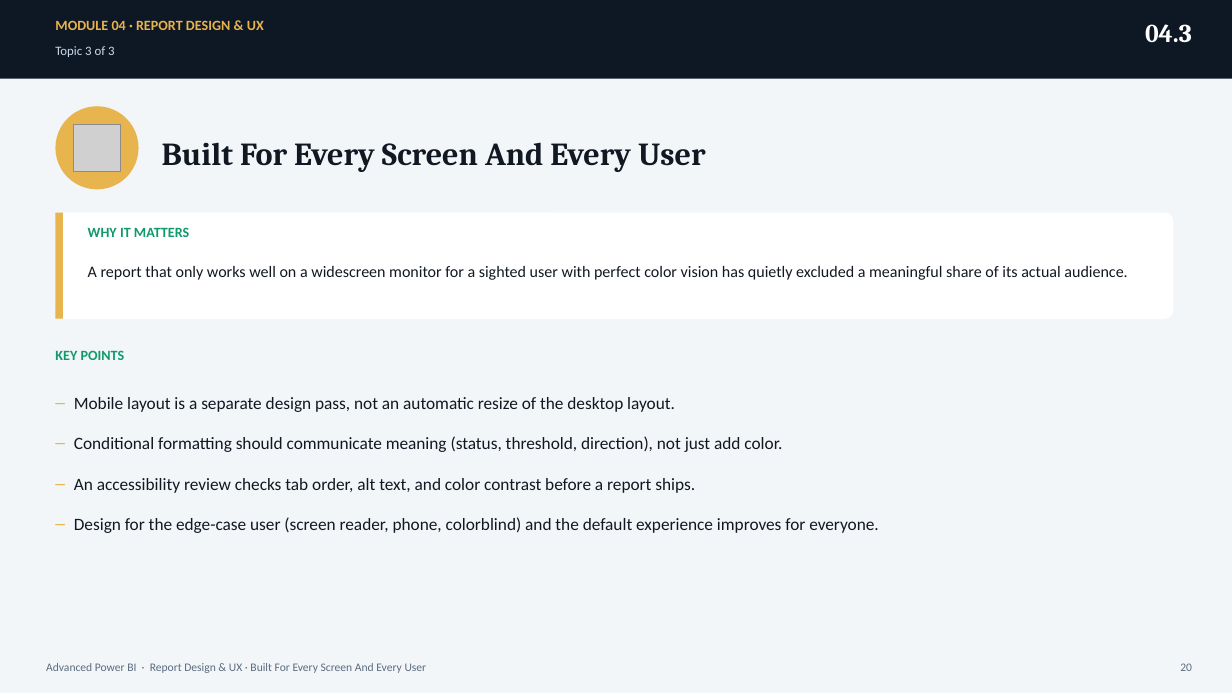
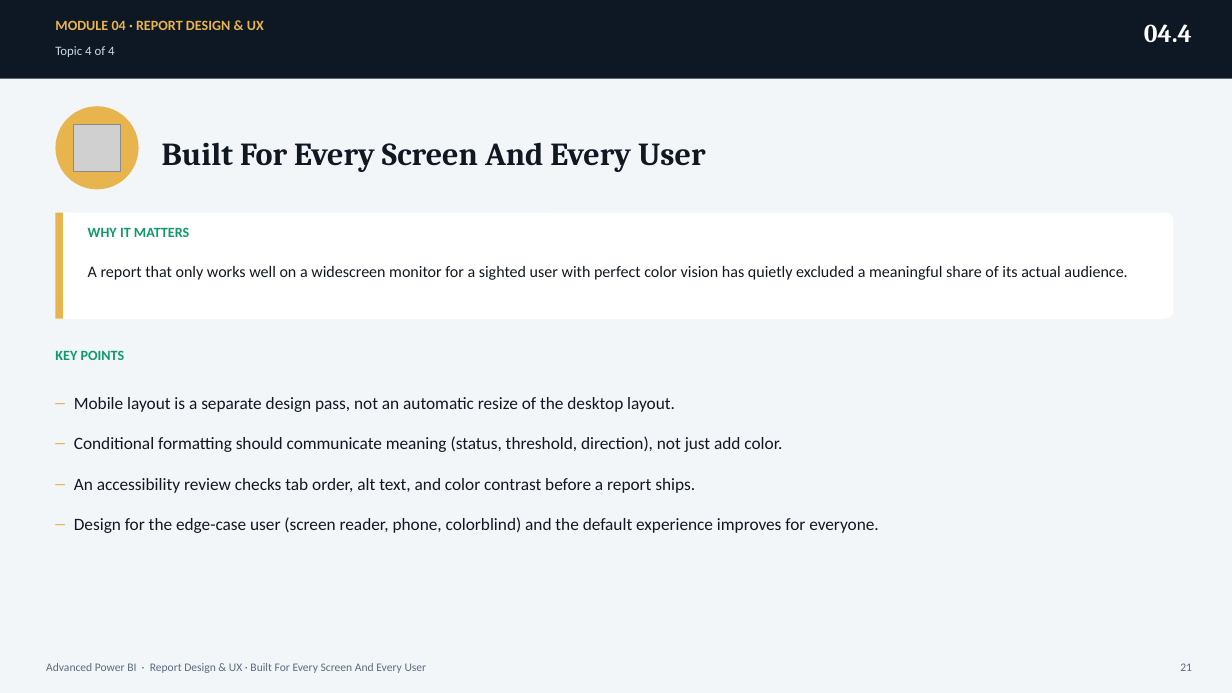
Before and after one commit to Coding-Forge/PBI-Advanced-Factory, a slide deck: slide 22 of docs/presentations/Advanced-PowerBI-Program-Overview.pptx (slide 21 before the commit). Drawn at 1232x693 pixels with LibreOffice and Linux fonts; fonts in the diff are those of the drawing; grey boxes stand for pictures. Boxes give left, top, right and bottom in pixels: in the first picture for what was removed or moved away, otherwise in the second. Text is boxed around its words. In the diff, an @@ line names an element or a change of style, - is before the commit and + after.

```diff
--- a/docs/presentations/Advanced-PowerBI-Program-Overview.pptx
+++ b/docs/presentations/Advanced-PowerBI-Program-Overview.pptx
@@ text at (1144,24,1192,42): text changed @@
-04.3
+04.4
@@ text at (55,46,114,57): text changed @@
-Topic 3 of 3
+Topic 4 of 4
@@ text at (1180,663,1192,671): text changed @@
-20
+21
```
Also in this commit, not shown: 35 other slides changed, 1 slide added, 14 other files.
